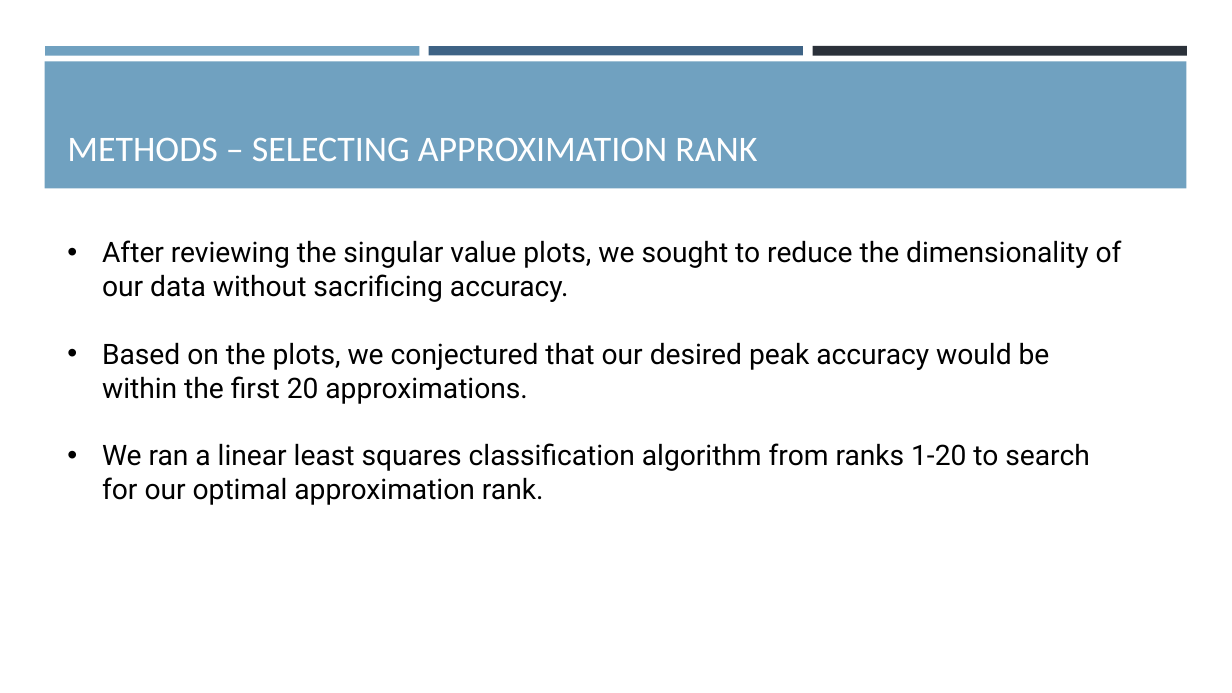
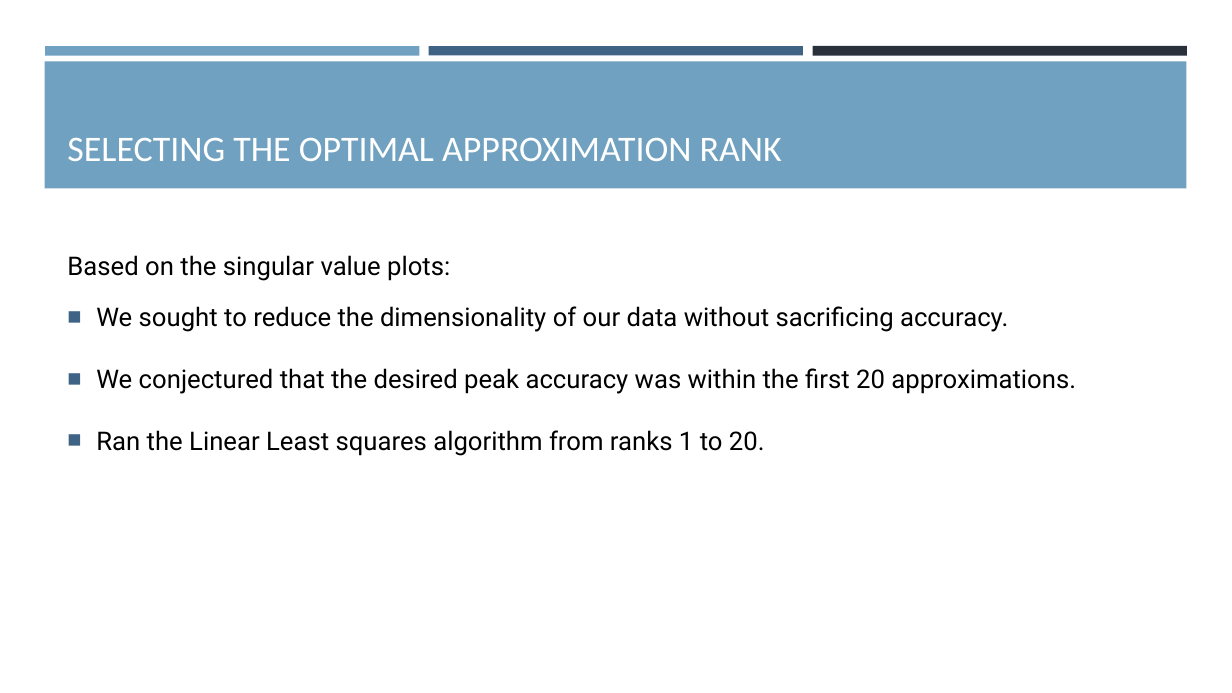
Before and after one commit to justinrnichols/Digit_Recognition, a slide deck: slide 9 of Reports/SVDPowerpoint.pptx. Drawn at 1232x693 pixels with LibreOffice and Linux fonts; fonts in the diff are those of the drawing. Boxes give left, top, right and bottom in pixels: in the first picture for what was removed or moved away, otherwise in the second. Text is boxed around its words. In the diff, an @@ line names an element or a change of style, - is before the commit and + after.

```diff
--- a/Reports/SVDPowerpoint.pptx
+++ b/Reports/SVDPowerpoint.pptx
@@ title at (x1=67, y1=137, x2=782, y2=161): text changed @@
-METHODS – SELECTING APPROXIMATION RANK
+SELECTING THE OPTIMAL APPROXIMATION RANK
@@ text at (x1=67, y1=255, x2=1076, y2=456): text changed; size 22 to 20 pt @@
-• After reviewing the singular value plots, we sought to reduce the dimensionality of our data without sacrificing accuracy.
-• Based on the plots, we conjectured that our desired peak accuracy would be within the first 20 approximations.
-• We ran a linear least squares classification algorithm from ranks 1-20 to search for our optimal approximation rank.
+Based on the singular value plots:
+■ We sought to reduce the dimensionality of our data without sacrificing accuracy.
+■ We conjectured that the desired peak accuracy was within the first 20 approximations.
+■ Ran the Linear Least squares algorithm from ranks 1 to 20.
```
Also in this commit, not shown: 15 other slides changed, 2 slides added, 1 other file.
